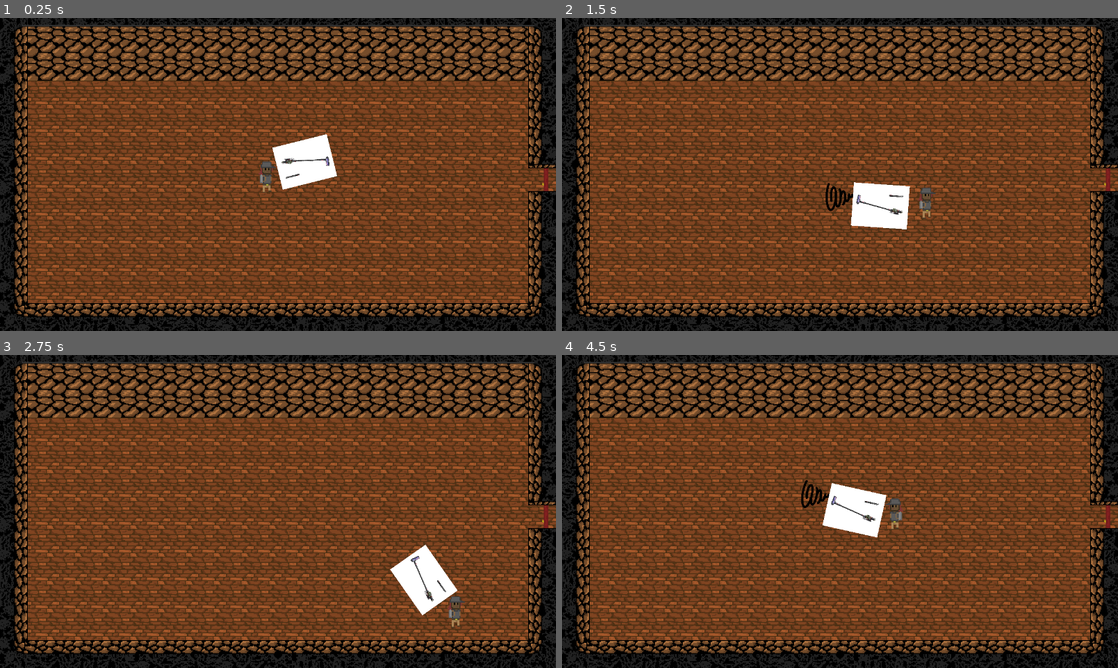
Above: before the commit, frames 1-4 (two rows, left to right).
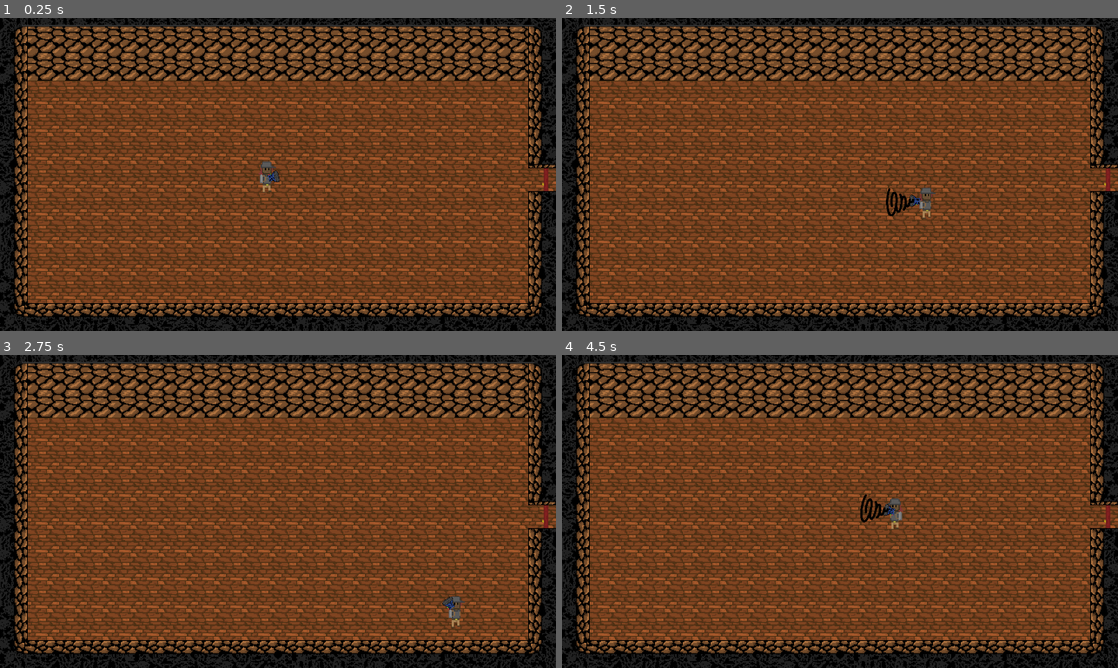
Above: after the commit, the same moments.

Repository: Oatcheese/Ghost-Catchin
Game: Godot game, scene res://Scenes/Main Scene.tscn
Two runs of this game, one before a commit and one after it. Both use one fixed random seed, a clock stepped at 60 frames per second and the inputs below.
Inputs (mouse positions are in pixels of both pictures, inside the frame that each line leads up to):
- Up to frame 1 (0.25 s): no input
- Up to frame 2 (1.5 s): tap Enter at 0.5 s; move the mouse to (962, 158) at 0.52 s; hold D (move_right) 0.53-1.28 s; click (962, 158) at 0.67 s; move the mouse to (728, 190) at 1.27 s; hold S (move_down) from 1.28 s (still down); click (728, 190) at 1.42 s
- Up to frame 3 (2.75 s): move the mouse to (333, 442) at 2.02 s; release S (move_down) at 2.03 s; hold D (move_right) from 2.03 s (still down); click (333, 442) at 2.17 s
- Up to frame 4 (4.5 s): move the mouse to (812, 574) at 2.77 s; release D (move_right) at 2.78 s; hold W (move_up) 2.78-3.53 s; click (812, 574) at 2.92 s; move the mouse to (1006, 558) at 3.52 s; hold A (move_left) from 3.53 s (still down); click (1006, 558) at 3.67 s; move the mouse to (673, 464) at 4.27 s; click (673, 464) at 4.42 s

The runs differ from the first frame. In frame 1, 1.5% of the frame differs, in the area x 48-61%, y 37-55%; in frame 2, 1.6%, in the area x 47-65%, y 52-68%; in frame 3, 1.5%; in frame 4, 1.6%.

Commit message:
vacuum almost working

Diff:
--- a/Scenes/Player.tscn
+++ b/Scenes/Player.tscn
@@ -1,11 +1,11 @@
 [gd_scene format=3 uid="uid://jka2s6ly0sly"]
 
 [ext_resource type="Script" uid="uid://cl24jyqwupuob" path="res://Scripts/PlayerController.gd" id="1_dewec"]
-[ext_resource type="Texture2D" uid="uid://mjb53sl3gii1" path="res://Sprites/6ChdiZE3Y84Kn6L9yY8Wtd.jpg" id="3_nn08x"]
 [ext_resource type="Script" uid="uid://jmm6wh3x7hlm" path="res://Scripts/VacuumSkillCheckBar.gd" id="4_5ixxa"]
 [ext_resource type="Script" uid="uid://cvt1e6g7l6yhh" path="res://Scripts/Vacuum.gd" id="4_nn08x"]
 [ext_resource type="Texture2D" uid="uid://cn4swb7ic4h3e" path="res://Sprites/tornadoi.png" id="5_nn08x"]
 [ext_resource type="Texture2D" uid="uid://dbd6pn17v85qs" path="res://Sprites/player/UntitledArtwork1 - 1.png" id="6_52ee3"]
+[ext_resource type="Texture2D" uid="uid://b8v0pei01614l" path="res://Sprites/vacuum.png" id="7_52ee3"]
 [ext_resource type="Texture2D" uid="uid://0nyq58qn40om" path="res://Sprites/player/UntitledArtwork1 - 2.png" id="7_bhhdu"]
 
 [sub_resource type="SpriteFrames" id="SpriteFrames_a35do"]
@@ -35,6 +35,7 @@
 size = Vector2(12.203125, 8.6875)
 
 [sub_resource type="RectangleShape2D" id="RectangleShape2D_ysm7c"]
+size = Vector2(25.399998, 26.000002)
 
 [node name="PlayerNode" type="Node2D" unique_id=388349598]
 scale = Vector2(2.5, 2.5)
@@ -74,22 +75,21 @@
 collision_mask = 3
 script = ExtResource("4_nn08x")
 
+[node name="VacuumSprite" type="Sprite2D" parent="Player/Vacuum2" unique_id=1583014815]
+position = Vector2(1.5999999, -4.4)
+scale = Vector2(0.3625, 0.3625)
+texture = ExtResource("7_52ee3")
+centered = false
+
 [node name="Succ" type="Sprite2D" parent="Player/Vacuum2" unique_id=1670679414]
-position = Vector2(78, 4.7683716e-07)
+position = Vector2(22.4, -1.1999999)
 rotation = 1.5707964
-scale = Vector2(0.04996348, 0.04996348)
+scale = Vector2(0.049963478, 0.049963478)
 texture = ExtResource("5_nn08x")
 
-[node name="VacuumSprite" type="Sprite2D" parent="Player/Vacuum2" unique_id=1583014815]
-position = Vector2(14, 15)
-rotation = -1.5707964
-scale = Vector2(0.079500705, 0.10313376)
-texture = ExtResource("3_nn08x")
-centered = false
-
 [node name="SuccCollider" type="CollisionShape2D" parent="Player/Vacuum2" unique_id=912975859]
-visible = false
-position = Vector2(75, 0)
+position = Vector2(21.699995, -1.3999987)
+scale = Vector2(0.99999976, 0.99999976)
 shape = SubResource("RectangleShape2D_ysm7c")
 
 [connection signal="body_entered" from="Player/Vacuum2" to="Player/Vacuum2" method="_on_body_entered"]
--- a/Scripts/BasicGhost.gd
+++ b/Scripts/BasicGhost.gd
@@ -6,39 +6,61 @@
 var velocity
 var vacc
 
+var being_sucked := false
+@export var suck_speed := 200.0
+@export var capture_distance := 40.0
+
 # Called when the node enters the scene tree for the first time.
 func _ready() -> void:
 	vacc = get_node("/root/Root/PlayerNode/Player/Vacuum2/Succ")
 
-
 # Called every frame. 'delta' is the elapsed time since the previous frame.
 func _process(delta: float) -> void:
 	var enemyDirection
-	#velocity = get_velocity()
-	playerPosition = get_node("/root/Root/PlayerNode").get_node("Player").position
+	playerPosition = get_node("/root/Root/PlayerNode/Player").global_position
+	var ghost_pos = global_position
+
+	# If the vacuum is sucking this ghost, pull it toward the player.
+	if being_sucked and Input.is_mouse_button_pressed(MOUSE_BUTTON_LEFT):
+		enemyDirection = ghost_pos.direction_to(playerPosition)
+		apply_impulse(enemyDirection * suck_speed, Vector2(0, 0))
+		if ghost_pos.distance_to(playerPosition) < capture_distance:
+			capture()
+		return
+	elif being_sucked:
+		# LMB was released before capture.
+		being_sucked = false
+
 	if tooClose:
-		enemyDirection = position.direction_to(playerPosition * -1)
+		# Flee directly away from the player.
+		enemyDirection = ghost_pos.direction_to(playerPosition) * -1
 	else:
-		enemyDirection = position.direction_to(playerPosition)
-	apply_impulse(enemyDirection, Vector2(0,0))
-
-	#Determines if succ is happening and facing ghose
-	#If so, move ghost slowly towards player
-	if Input.is_mouse_button_pressed(MOUSE_BUTTON_LEFT):
-		pass
+		# Chase the player.
+		enemyDirection = ghost_pos.direction_to(playerPosition)
+	apply_impulse(enemyDirection, Vector2(0, 0))
 
 func _integrate_forces(state: PhysicsDirectBodyState2D) -> void:
-	var min = Vector2(-50, -50)
-	var max = Vector2(50, 50)
+	var min = Vector2(-400, -400)
+	var max = Vector2(400, 400)
 	linear_velocity = linear_velocity.clamp(min, max)
 	#print(linear_velocity)
+
+func start_being_sucked() -> void:
+	being_sucked = true
+
+func stop_being_sucked() -> void:
+	being_sucked = false
+
+func capture() -> void:
+	GameManager.capture_ghost(1)
+	queue_free()
 
 func _on_area_2d_body_entered(body: Node2D) -> void:
 	if body.name == "Player":
 		tooClose = true
 
 	if body.get_groups().has("Throwables"):
-		body.apply_impulse(playerPosition * .5, Vector2(0,0))
+		body.apply_impulse(playerPosition * 0.5, Vector2(0, 0))
 
 func _on_area_2d_body_exited(body: Node2D) -> void:
 	if body.name == "Player":
--- a/Scripts/Vacuum.gd
+++ b/Scripts/Vacuum.gd
@@ -1,24 +1,106 @@
-extends Node2D
+extends Area2D
 
-var ghosts
-var parent
+@export var suck_power := 200.0
+@export var capture_time := 2.5
+@export var facing_threshold := 0.7  # dot product; ~45 degree cone
+
+var is_sucking := false
+var sucked_ghost: Node2D = null
+var capture_timer := 0.0
+
+@onready var control: Control = get_parent().get_node("Control")
+@onready var progress_bar: ProgressBar = get_parent().get_node("Control/VacuumProgress")
+
+# The vacuum nozzle (Succ / SuccCollider) points along local +X
+const FORWARD: Vector2 = Vector2.RIGHT
 
 # Called when the node enters the scene tree for the first time.
 func _ready() -> void:
-	ghosts = get_tree().get_nodes_in_group("Ghosts")
-	parent = get_parent()
+	$Succ.visible = false
+	$SuccCollider.disabled = true
+	control.visible = false
+	progress_bar.reset()
+	# Ghosts live on physics layer 2, so this area must be on layer 2 to detect them.
+	collision_layer = 2
+
+	# Give the suck zone an actual size (the scene shape is empty by default).
+	var shape = RectangleShape2D.new()
+	shape.size = Vector2(60, 34)
+	$SuccCollider.shape = shape
 
 # Called every frame. 'delta' is the elapsed time since the previous frame.
 func _process(delta: float) -> void:
-	var mouseposition = get_local_mouse_position()
-	rotation += mouseposition.angle()
-	if Input.is_mouse_button_pressed(MOUSE_BUTTON_LEFT):
-		get_node("Succ").visible = true
-		get_node("SuccCollider").visible = true
+	# Aim the vacuum at the mouse cursor.
+	var mouse_pos = get_global_mouse_position()
+	var direction_to_mouse = mouse_pos - global_position
+	if direction_to_mouse.length() > 0.001:
+		rotation = direction_to_mouse.angle()
+
+	is_sucking = Input.is_mouse_button_pressed(MOUSE_BUTTON_LEFT)
+	$Succ.visible = is_sucking
+	$SuccCollider.disabled = not is_sucking
+
+	if sucked_ghost != null:
+		# Release if LMB is let go, the ghost was freed, or the vacuum stopped facing it.
+		if not is_sucking or sucked_ghost.is_queued_for_deletion():
+			release_ghost()
+			return
+
+		var facing = FORWARD.rotated(rotation)
+		var to_ghost = (sucked_ghost.global_position - global_position).normalized()
+		if facing.dot(to_ghost) < facing_threshold:
+			release_ghost()
+			return
+
+		capture_timer += delta
+		control.visible = true
+		if capture_timer >= capture_time:
+			capture_ghost()
+			return
 	else:
-		get_node("Succ").visible = false
-		get_node("SuccCollider").visible = true
+		capture_timer = 0.0
+		control.visible = false
+
+	# Begin sucking a ghost that is already inside the nozzle (e.g. LMB held over it).
+	if is_sucking and sucked_ghost == null:
+		for body in get_overlapping_bodies():
+			if body.is_in_group("Ghosts") and body.has_method("start_being_sucked"):
+				var facing = FORWARD.rotated(rotation)
+				var to_ghost = (body.global_position - global_position).normalized()
+				if facing.dot(to_ghost) >= facing_threshold:
+					start_sucking(body)
+					break
+
+func start_sucking(ghost: Node2D) -> void:
+	sucked_ghost = ghost
+	capture_timer = 0.0
+	progress_bar.reset()
+	control.visible = true
+	ghost.start_being_sucked()
+
+func capture_ghost() -> void:
+	if sucked_ghost == null:
+		return
+	if sucked_ghost.has_method("capture"):
+		sucked_ghost.capture()
+	release_ghost()
+
+func release_ghost() -> void:
+	if sucked_ghost != null and sucked_ghost.has_method("stop_being_sucked"):
+		sucked_ghost.stop_being_sucked()
+	sucked_ghost = null
+	capture_timer = 0.0
+	progress_bar.reset()
+	control.visible = false
 
 func _on_body_entered(body: Node2D) -> void:
-	if(body.is_in_group("Ghosts")):
-		parent.get_node("Control").visible = true
+	if not body.is_in_group("Ghosts"):
+		return
+	if not is_sucking or sucked_ghost != null:
+		return
+	# Only suck if the vacuum is facing the ghost.
+	var facing = FORWARD.rotated(rotation)
+	var to_ghost = (body.global_position - global_position).normalized()
+	if facing.dot(to_ghost) < facing_threshold:
+		return
+	start_sucking(body)
--- a/Scripts/VacuumSkillCheckBar.gd
+++ b/Scripts/VacuumSkillCheckBar.gd
@@ -1,7 +1,11 @@
 extends ProgressBar
 
 var tween: Tween
-var progress = 0
+var progress := 0.0
+
+func reset() -> void:
+	progress = 0
+	value = 0
 
 # Called when the node enters the scene tree for the first time.
 func _ready() -> void:
@@ -11,9 +15,8 @@
 # Called every frame. 'delta' is the elapsed time since the previous frame.
 func _process(delta: float) -> void:
 	if(get_parent().visible == true):
-		progress += delta * 40
+		progress = clamp(progress + delta * 40, 0.0, max_value)
 	_animate_to_target()
 
 func _animate_to_target() -> void:
-	tween = create_tween()
-	tween.tween_property(self, "value", progress, 1)
+	value = lerp(value, progress, 0.2)
Binary file added: Sprites/vacuum.png
Not shown, added: Sprites/vacuum.png.import
